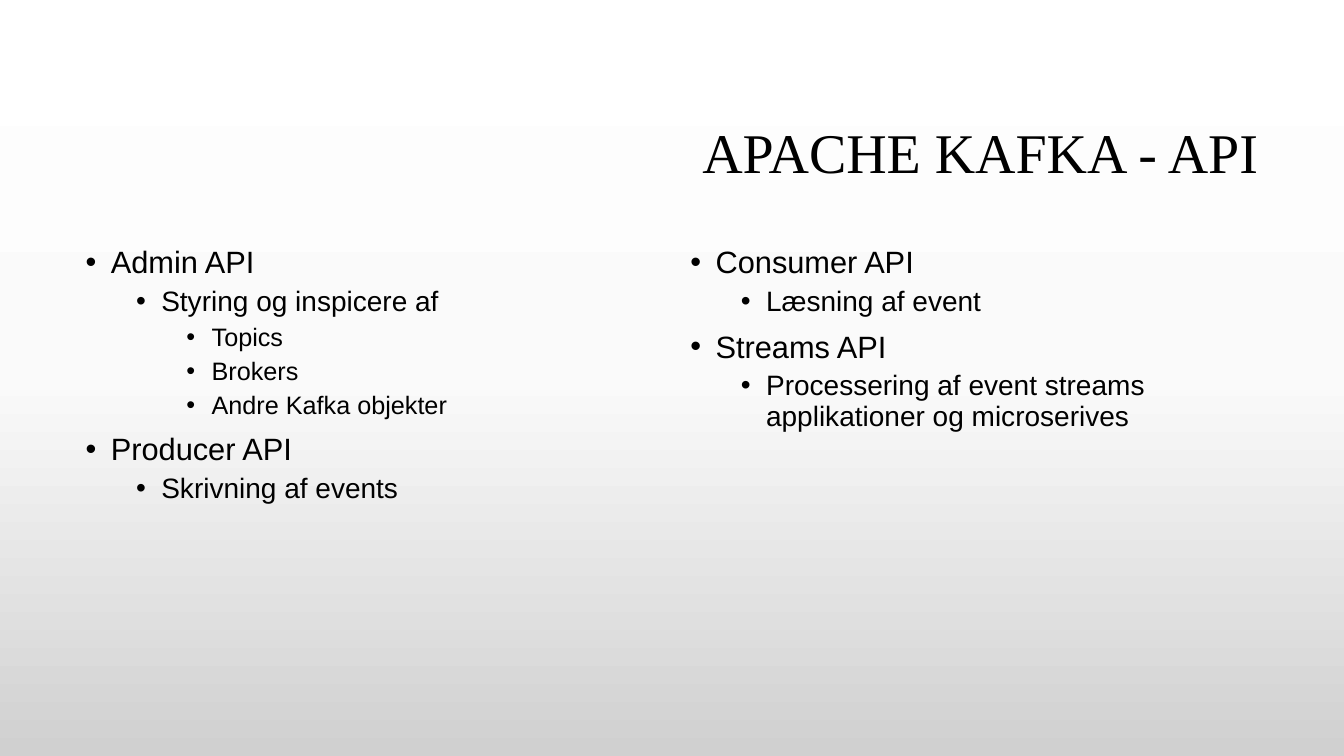
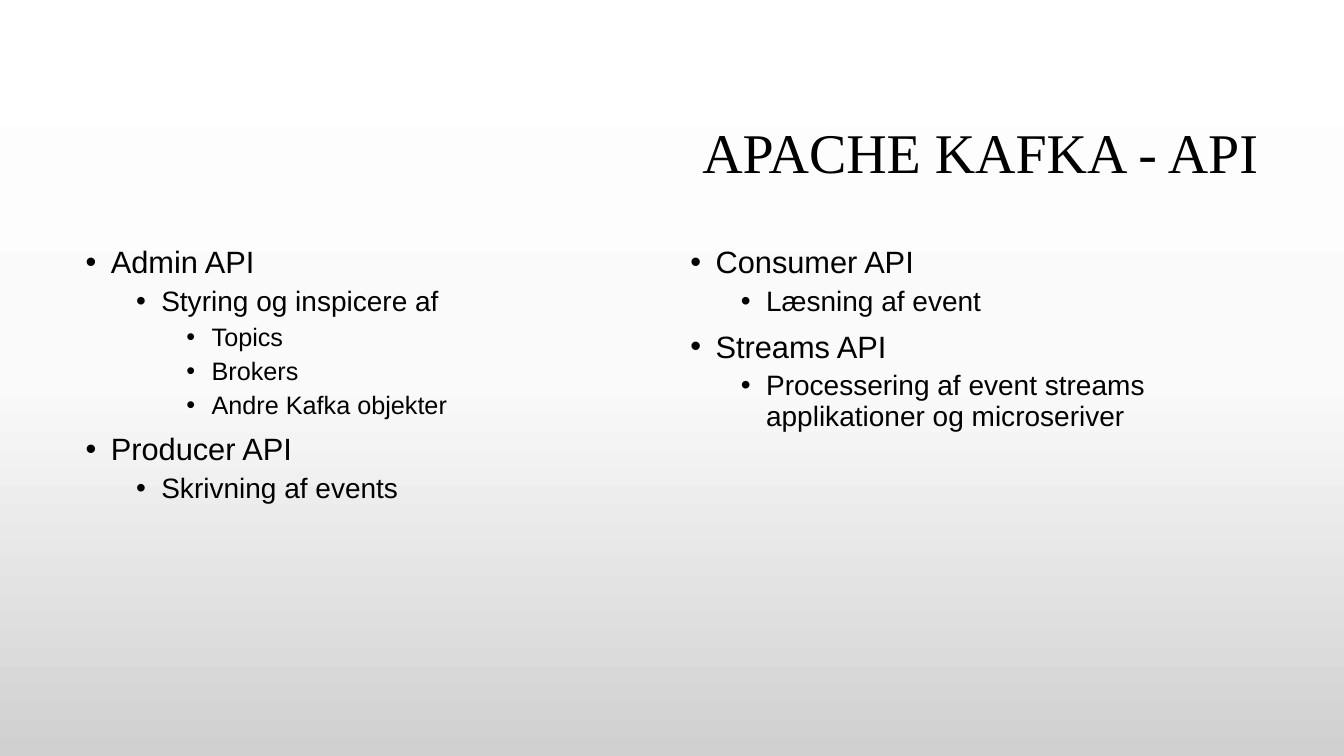
Before and after one commit to GitDeveloperBel/Kafka, a slide deck: slide 29 of presentation.pptx (slide 26 before the commit). Drawn at 1344x756 pixels with LibreOffice and Linux fonts; fonts in the diff are those of the drawing; background and template pictures are left out. Boxes give left, top, right and bottom in pixels: in the first picture for what was removed or moved away, otherwise in the second. Text is boxed around its words. In the diff, an @@ line names an element or a change of style, - is before the commit and + after.

Commit message:
presentation and kafka

```diff
--- a/presentation.pptx
+++ b/presentation.pptx
@@ text at [766,374,1145,431]: text changed @@
-  • Processering af event streams applikationer og microserives
+  • Processering af event streams applikationer og microseriver
```
Also in this commit, not shown: 10 other slides changed, 5 slides added, 2 slides removed, 11 other files.
